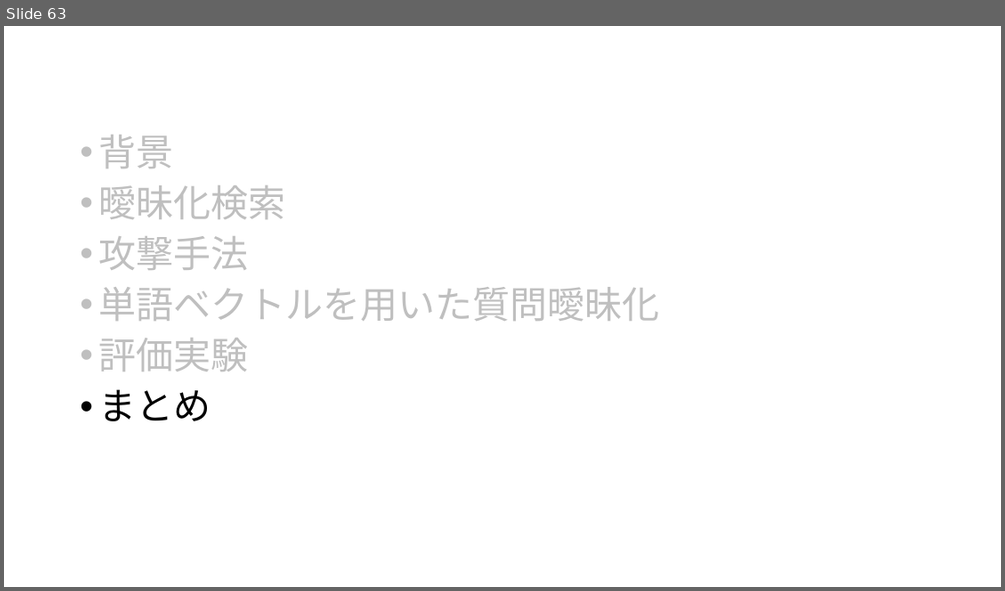
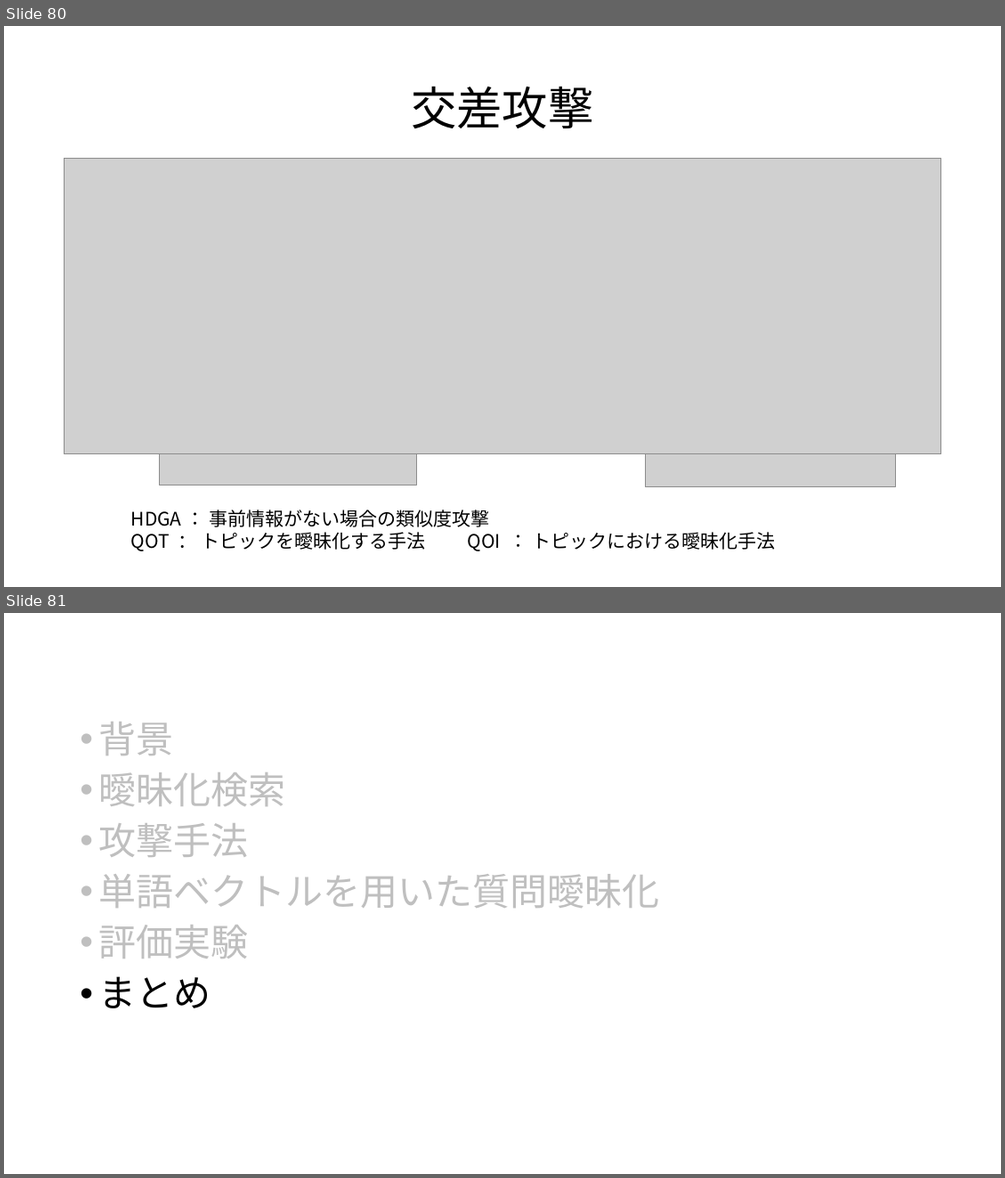
Before and after one commit to aaeviru/thesis, a slide deck: slide/sr2017-slide.pptx. Shown one above the other, each under a label of ours: slide 63 before the commit, slides 80 and 81 after it. The pictures are 1005x591 and 1005x1178 pixels, drawn with LibreOffice and Linux fonts; fonts in the diff are those of the drawing; grey boxes stand for pictures. Boxes give left, top, right and bottom in pixels: in the first picture for what was removed or moved away, otherwise in the second. Text is boxed around its words. In the diff, an @@ line names an element or a change of style, - is before the commit and + after.

```diff
--- a/slide/sr2017-slide.pptx
+++ b/slide/sr2017-slide.pptx
@@ slide 80 added at [4,26,1001,587], background #FFFFFF @@
@@ title added at [411,86,593,128], 44 pt, text #000000 @@
+交差攻撃
@@ picture added at [64,159,941,454] @@
@@ picture added at [160,454,417,485] @@
@@ picture added at [645,454,896,486] @@
@@ text added at [131,509,775,551], 18 pt, text #000000 @@
+HDGA ： 事前情報がない場合の類似度攻撃
+QOT ： トピックを曖昧化する手法 QOI ： トピックにおける曖昧化手法
@@ what was slide 63 is now slide 81 @@
```
Also in this commit, not shown: 4 slides changed, 21 other slides added, 1 slide removed, 12 other files.
